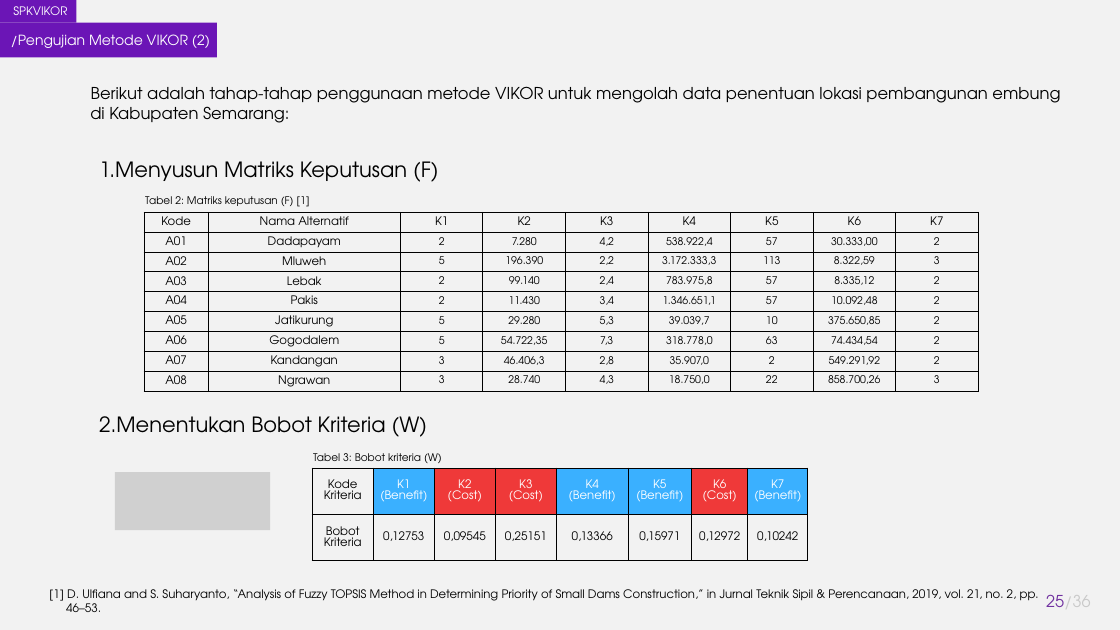
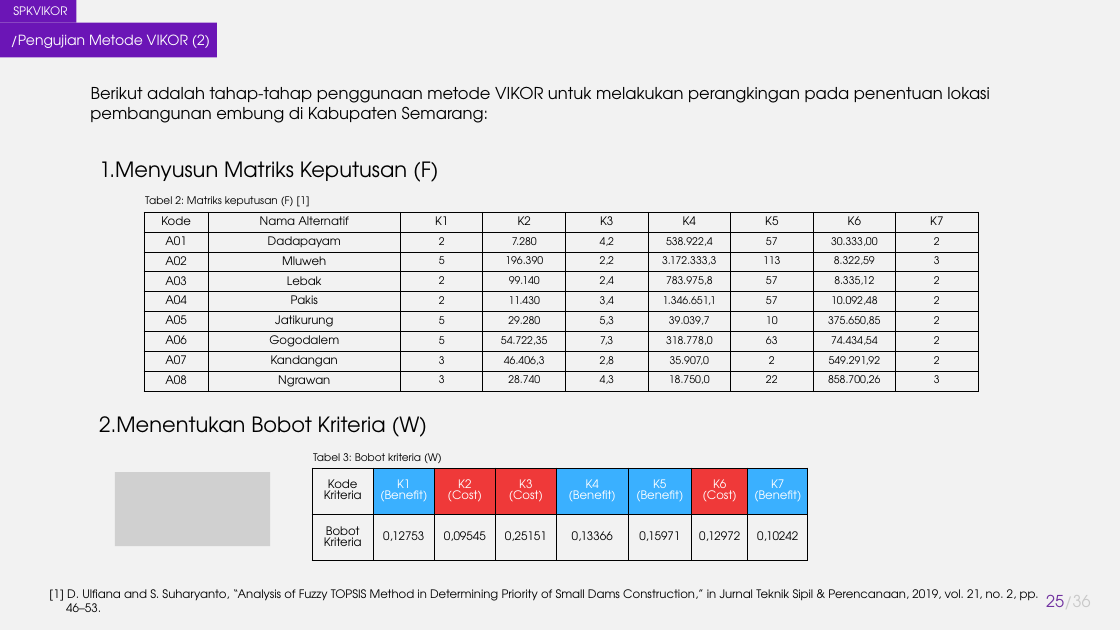
Before and after one commit to akhmadali7/TugasAkhir, a slide deck: slide 25 of PPT - TA - Akhmad Ali Sajidin.pptx. Drawn at 1120x630 pixels with LibreOffice and Linux fonts; fonts in the diff are those of the drawing; grey boxes stand for pictures. Boxes give left, top, right and bottom in pixels: in the first picture for what was removed or moved away, otherwise in the second. Text is boxed around its words. In the diff, an @@ line names an element or a change of style, - is before the commit and + after.

```diff
--- a/PPT - TA - Akhmad Ali Sajidin.pptx
+++ b/PPT - TA - Akhmad Ali Sajidin.pptx
@@ text at (90,86,990,123): text changed @@
-Berikut adalah tahap-tahap penggunaan metode VIKOR untuk mengolah data penentuan lokasi pembangunan embung di Kabupaten Semarang:
+Berikut adalah tahap-tahap penggunaan metode VIKOR untuk melakukan perangkingan pada penentuan lokasi pembangunan embung di Kabupaten Semarang:
@@ picture: place and size @@
-picture at (115,472,271,530)
+picture at (115,472,271,546)
```
Also in this commit, not shown: 11 other slides changed.
